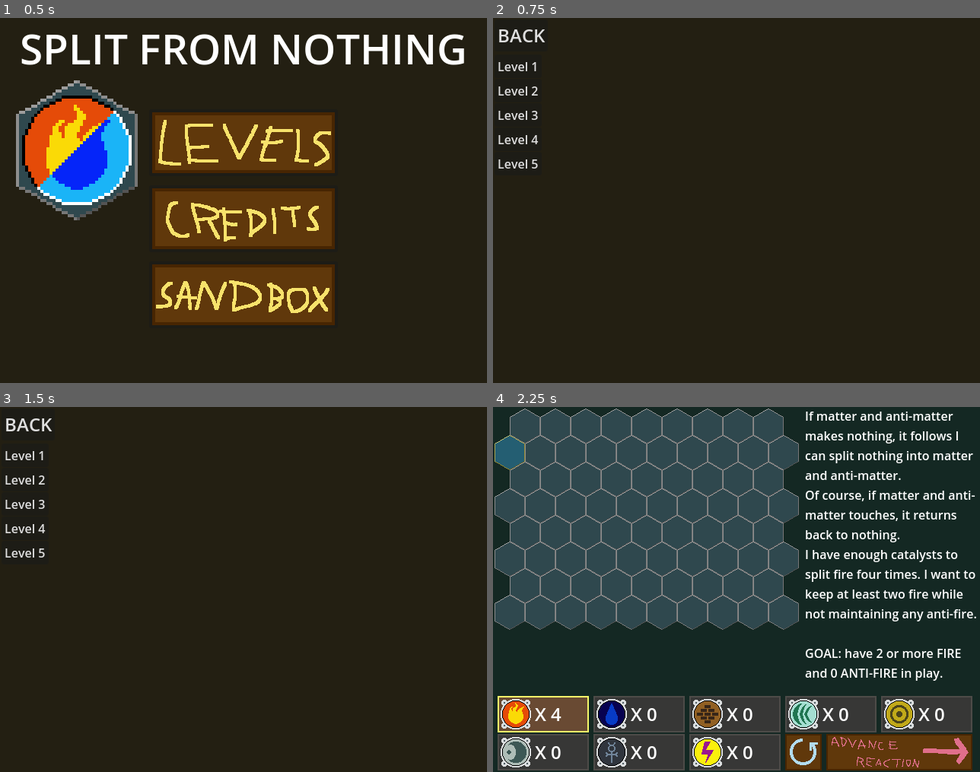
Above: before the commit, frames 1-4 (two rows, left to right).
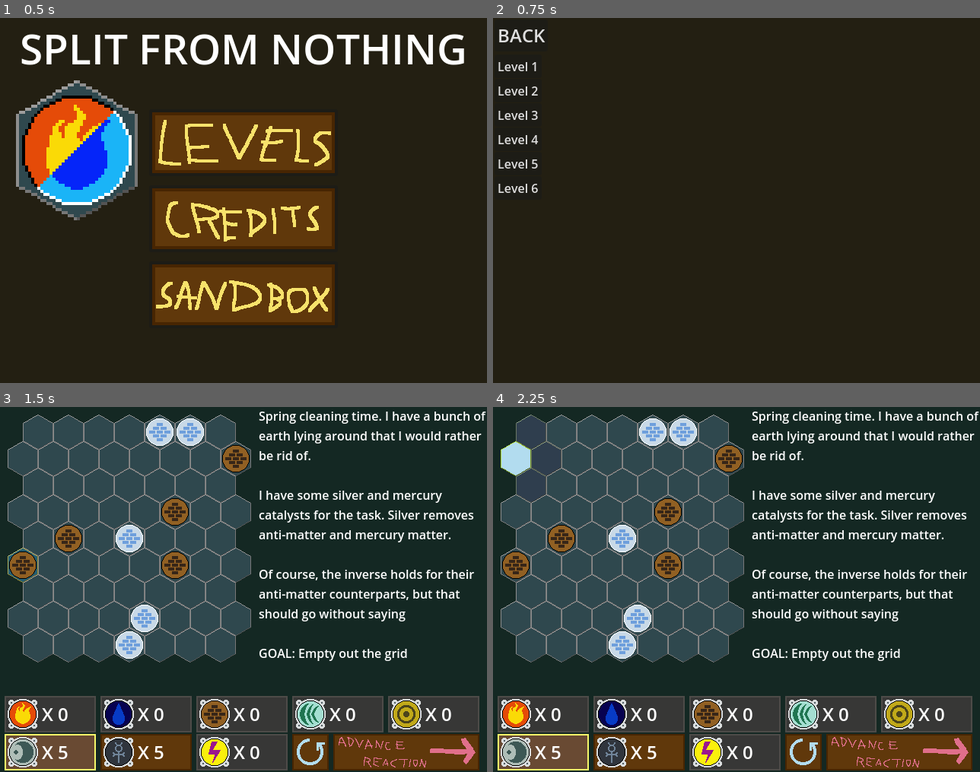
Above: after the commit, the same moments.

Repository: Invenblocker/split-from-nothing
Game: Godot game, scene res://main_menu.tscn
Same seed, same stepped clock (60 frames per second), same inputs: the game is played once before the commit and once after it.
Inputs (mouse positions are in pixels of both pictures, inside the frame that each line leads up to):
- Up to frame 1 (0.5 s): no input
- Up to frame 2 (0.75 s): click (736, 142) at 0.5 s
- Up to frame 3 (1.5 s): click (24, 578) at 1.25 s, where only the run after the commit has a clickable "Level 6"
- Up to frame 4 (2.25 s): click (517, 454) at 2 s, where only the run before the commit has a clickable "Level 1"

Frame 1 is identical in both runs. In frame 2, less than 0.1% of the frame differs, in the area x 1-10%, y 45-48%; in frame 3, 53%, in the area x 0-100%, y 1-100%; in frame 4, 30%.

Commit message:
Added a clickable button to return to level select

Diff:
--- a/Levels/level_1.gd
+++ b/Levels/level_1.gd
@@ -1,4 +1,6 @@
 extends Node2D
+
+signal level_finished
 
 func _ready() -> void:
 	%LevelScene.save_starting_state.emit()
@@ -24,6 +26,7 @@
 	if (fire_count >= 2) and (anti_fire_count <= 0):
 		%ObjectiveLabel.visible = false
 		%CompleteLabel.visible = true
+		level_finished.emit()
 
 func _physics_process(delta: float) -> void:
 	if Input.is_action_just_pressed("ui_cancel"):
--- a/Levels/level_1.tscn
+++ b/Levels/level_1.tscn
@@ -77,6 +77,6 @@
 one_shot = true
 autostart = true
 
-[connection signal="load_starting_state" from="LevelScene" to="LevelScene" method="_on_load_starting_state"]
+[connection signal="level_finished" from="." to="LevelScene" method="level_end"]
 [connection signal="post_step" from="LevelScene" to="." method="_on_level_scene_post_step"]
 [connection signal="timeout" from="Timer" to="." method="_on_timer_timeout"]
--- a/Levels/level_2.gd
+++ b/Levels/level_2.gd
@@ -1,4 +1,6 @@
 extends Node2D
+
+signal level_finished
 
 func _ready() -> void:
 	var tiles = %LevelScene.get_tile_map()
@@ -23,6 +25,7 @@
 	if water_count <= 0:
 		%ObjectiveLabel.visible = false
 		%CompleteLabel.visible = true
+		level_finished.emit()
 
 func _physics_process(delta: float) -> void:
 	if Input.is_action_just_pressed("ui_cancel"):
--- a/Levels/level_2.tscn
+++ b/Levels/level_2.tscn
@@ -77,5 +77,6 @@
 one_shot = true
 autostart = true
 
+[connection signal="level_finished" from="." to="LevelScene" method="level_end"]
 [connection signal="post_step" from="LevelScene" to="." method="_on_level_scene_post_step"]
 [connection signal="timeout" from="Timer" to="." method="_on_timer_timeout"]
--- a/Levels/level_3.gd
+++ b/Levels/level_3.gd
@@ -1,4 +1,6 @@
 extends Node2D
+
+signal level_finished
 
 func _ready() -> void:
 	var tiles = %LevelScene.get_tile_map()
@@ -20,6 +22,7 @@
 	if water_count >= 10:
 		%ObjectiveLabel.visible = false
 		%CompleteLabel.visible = true
+		level_finished.emit()
 
 func _physics_process(delta: float) -> void:
 	if Input.is_action_just_pressed("ui_cancel"):
--- a/Levels/level_3.tscn
+++ b/Levels/level_3.tscn
@@ -75,5 +75,6 @@
 one_shot = true
 autostart = true
 
+[connection signal="level_finished" from="." to="LevelScene" method="level_end"]
 [connection signal="post_step" from="LevelScene" to="." method="_on_level_scene_post_step"]
 [connection signal="timeout" from="Timer" to="." method="_on_timer_timeout"]
--- a/Levels/level_4.gd
+++ b/Levels/level_4.gd
@@ -1,4 +1,6 @@
 extends Node2D
+
+signal level_finished
 
 func _ready() -> void:
 	var tiles = %LevelScene.get_tile_map()
@@ -25,6 +27,7 @@
 	if anti_fire_count <= 0:
 		%ObjectiveLabel.visible = false
 		%CompleteLabel.visible = true
+		level_finished.emit()
 
 func _physics_process(delta: float) -> void:
 	if Input.is_action_just_pressed("ui_cancel"):
--- a/Levels/level_4.tscn
+++ b/Levels/level_4.tscn
@@ -79,5 +79,6 @@
 one_shot = true
 autostart = true
 
+[connection signal="level_finished" from="." to="LevelScene" method="level_end"]
 [connection signal="post_step" from="LevelScene" to="." method="_on_level_scene_post_step"]
 [connection signal="timeout" from="Timer" to="." method="_on_timer_timeout"]
--- a/Levels/level_5.gd
+++ b/Levels/level_5.gd
@@ -1,4 +1,6 @@
 extends Node2D
+
+signal level_finished
 
 func _ready() -> void:
 	var tiles = %LevelScene.get_tile_map()
@@ -45,6 +47,7 @@
 	if (air_count >= 5) and (anti_air_count <= 0):
 		%ObjectiveLabel.visible = false
 		%CompleteLabel.visible = true
+		level_finished.emit()
 
 func _physics_process(delta: float) -> void:
 	if Input.is_action_just_pressed("ui_cancel"):
--- a/Levels/level_5.tscn
+++ b/Levels/level_5.tscn
@@ -70,5 +70,6 @@
 one_shot = true
 autostart = true
 
+[connection signal="level_finished" from="." to="LevelScene" method="level_end"]
 [connection signal="post_step" from="LevelScene" to="." method="_on_level_scene_post_step"]
 [connection signal="timeout" from="Timer" to="." method="_on_timer_timeout"]
--- a/Levels/level_6.gd
+++ b/Levels/level_6.gd
@@ -1,25 +1,35 @@
 extends Node2D
+
+signal level_finished
 
 func _ready() -> void:
 	var tiles = %LevelScene.get_tile_map()
+	%LevelScene.add_element(7, 1, HexTile.elements.EARTH, false)
+	%LevelScene.add_element(0, 5, HexTile.elements.EARTH, false)
+	%LevelScene.add_element(5, 3, HexTile.elements.EARTH, false)
+	%LevelScene.add_element(5, 5, HexTile.elements.EARTH, false)
+	%LevelScene.add_element(1, 4, HexTile.elements.EARTH, false)
+	%LevelScene.add_element(4, 7, HexTile.elements.EARTH, true)
+	%LevelScene.add_element(3, 8, HexTile.elements.EARTH, true)
+	%LevelScene.add_element(5, 0, HexTile.elements.EARTH, true)
+	%LevelScene.add_element(3, 4, HexTile.elements.EARTH, true)
+	%LevelScene.add_element(4, 0, HexTile.elements.EARTH, true)
 	%LevelScene.save_starting_state.emit()
 
 func _on_level_scene_post_step() -> void:
-	var air_count:int = 0
-	var anti_air_count:int = 0
+	var all_tiles_empty = true
 	var tiles = %LevelScene.get_tile_map()
 	for row in tiles:
 		for tile in row:
 			if tile != null:
-				if (tile.element == HexTile.elements.AIR):
-					if tile.antimatter:
-						anti_air_count += 1
-					else:
-						air_count += 1
+				if (tile.element != HexTile.elements.VOID):
+					all_tiles_empty = false
+					break
 
-	if (air_count >= 5) and (anti_air_count <= 0):
+	if all_tiles_empty:
 		%ObjectiveLabel.visible = false
 		%CompleteLabel.visible = true
+		level_finished.emit()
 
 func _physics_process(delta: float) -> void:
 	if Input.is_action_just_pressed("ui_cancel"):
--- a/Levels/level_6.tscn
+++ b/Levels/level_6.tscn
@@ -16,10 +16,10 @@
 1: 0,
 2: 0,
 3: 0,
-4: 2,
+4: 0,
 5: 0,
-6: 0,
-7: 0,
+6: 5,
+7: 5,
 8: 0
 })
 
@@ -40,7 +40,9 @@
 
 Of course, the inverse holds for their
 anti-matter counterparts, but that
-should go without saying"
+should go without saying
+
+GOAL: Empty out the grid"
 metadata/_edit_use_anchors_ = true
 
 [node name="CompleteLabel" type="Label" parent="CanvasLayer"]
@@ -49,10 +51,12 @@
 offset_left = 340.0
 offset_right = 640.0
 offset_bottom = 380.0
-text = "The Anti-air has been dissipated.
-Lightning is volatile if not sustained
-by air, but it is highly useful for
-matters such as this."
+text = "There we go, a pristine workplace if I
+have ever seen one.
+
+The perfect blank canvas for further
+experimentation."
 metadata/_edit_use_anchors_ = true
 
+[connection signal="level_finished" from="." to="LevelScene" method="level_end"]
 [connection signal="post_step" from="LevelScene" to="." method="_on_level_scene_post_step"]
--- /dev/null
+++ b/back_to_levels.gd
@@ -0,0 +1,7 @@
+extends Area2D
+
+
+
+func _on_input_event(viewport: Node, event: InputEvent, shape_idx: int) -> void:
+	if event is InputEventMouseButton and event.button_index == MOUSE_BUTTON_LEFT and event.is_pressed():
+		get_tree().change_scene_to_file("res://level_select.tscn")
--- /dev/null
+++ b/back_to_levels.tscn
@@ -0,0 +1,20 @@
+[gd_scene load_steps=4 format=3 uid="uid://npbk2iiiy47i"]
+
+[ext_resource type="Texture2D" uid="uid://bqguettd4bu4c" path="res://Graphics/BackToLevels.png" id="1_auuki"]
+[ext_resource type="Script" uid="uid://bwruq5uetsmud" path="res://back_to_levels.gd" id="1_qtgj0"]
+
+[sub_resource type="RectangleShape2D" id="RectangleShape2D_qtgj0"]
+size = Vector2(246, 48)
+
+[node name="BackToLevels" type="Area2D"]
+script = ExtResource("1_qtgj0")
+
+[node name="BackToLevels" type="Sprite2D" parent="."]
+position = Vector2(123, 24)
+texture = ExtResource("1_auuki")
+
+[node name="CollisionShape2D" type="CollisionShape2D" parent="."]
+position = Vector2(123, 24)
+shape = SubResource("RectangleShape2D_qtgj0")
+
+[connection signal="input_event" from="." to="." method="_on_input_event"]
--- a/hex_tile.gd
+++ b/hex_tile.gd
@@ -193,7 +193,7 @@
 		if (earth_neighbors >= 3) and (anti_earth_neighbors == 0):
 			next_element = elements.EARTH
 			next_antimatter = false
-		elif (anti_earth_neighbors >= 2) and (earth_neighbors == 0):
+		elif (anti_earth_neighbors >= 3) and (earth_neighbors == 0):
 			next_element = elements.EARTH
 			next_antimatter = true
 		elif (air_neighbors >= 1) and (anti_air_neighbors == 0):
--- a/level_scene.gd
+++ b/level_scene.gd
@@ -54,7 +54,7 @@
 		cycle_element(-1)
 	if Input.is_action_just_pressed("CycleRight"):
 		cycle_element(1)
-	if Input.is_action_just_pressed("Restart") and starting_state_saved:
+	if Input.is_action_just_pressed("Restart") and starting_state_saved and !%TileMap.level_finished:
 		load_starting_state.emit()
 
 func cycle_element(dir:int):
@@ -130,3 +130,9 @@
 		%TileMap.selected_tile.antimatter = antimatter
 		%TileMap.selected_tile.selected = false
 		%TileMap.selected_tile = null
+
+func level_end() -> void:
+	%RestartButton.visible = false
+	%AdvanceButton.visible = false
+	%BackToLevels.visible = true
+	%TileMap.level_finished = true
--- a/level_scene.tscn
+++ b/level_scene.tscn
@@ -1,10 +1,11 @@
-[gd_scene load_steps=6 format=3 uid="uid://c5sa6rmj53x7v"]
+[gd_scene load_steps=7 format=3 uid="uid://c5sa6rmj53x7v"]
 
 [ext_resource type="Script" uid="uid://bfkynicxjtwep" path="res://level_scene.gd" id="1_3mivm"]
 [ext_resource type="Script" uid="uid://ld7i1l3gxll4" path="res://tile_map.gd" id="1_4quuv"]
 [ext_resource type="PackedScene" uid="uid://rra3347xll4c" path="res://element_button.tscn" id="2_187gu"]
 [ext_resource type="PackedScene" uid="uid://d4asri7m2yq8b" path="res://restart_button.tscn" id="4_lwxgr"]
 [ext_resource type="PackedScene" uid="uid://b6r526dv6l3j2" path="res://advance_button.tscn" id="5_8wodn"]
+[ext_resource type="PackedScene" uid="uid://npbk2iiiy47i" path="res://back_to_levels.tscn" id="6_j2453"]
 
 [node name="LevelScene" type="Node2D"]
 script = ExtResource("1_3mivm")
@@ -68,10 +69,17 @@
 count = 1
 
 [node name="RestartButton" parent="CanvasLayer" instance=ExtResource("4_lwxgr")]
+unique_name_in_owner = true
 position = Vector2(384, 430)
 
 [node name="AdvanceButton" parent="CanvasLayer" instance=ExtResource("5_8wodn")]
+unique_name_in_owner = true
 position = Vector2(438, 430)
+
+[node name="BackToLevels" parent="CanvasLayer" instance=ExtResource("6_j2453")]
+unique_name_in_owner = true
+visible = false
+position = Vector2(384, 430)
 
 [connection signal="load_starting_state" from="." to="." method="_on_load_starting_state"]
 [connection signal="save_starting_state" from="." to="." method="_on_save_starting_state"]
--- a/level_select.tscn
+++ b/level_select.tscn
@@ -55,9 +55,17 @@
 offset_bottom = 207.0
 text = "Level 5"
 
+[node name="Level6Button" type="Button" parent="CanvasLayer"]
+offset_left = 2.0
+offset_top = 208.0
+offset_right = 64.0
+offset_bottom = 239.0
+text = "Level 6"
+
 [connection signal="button_down" from="CanvasLayer/BackButton" to="." method="_on_back_button_button_down"]
 [connection signal="button_down" from="CanvasLayer/Level1Button" to="." method="level_button" binds= [1]]
 [connection signal="button_down" from="CanvasLayer/Level2Button" to="." method="level_button" binds= [2]]
 [connection signal="button_down" from="CanvasLayer/Level3Button" to="." method="level_button" binds= [3]]
 [connection signal="button_down" from="CanvasLayer/Level4Button" to="." method="level_button" binds= [4]]
 [connection signal="button_down" from="CanvasLayer/Level5Button" to="." method="level_button" binds= [5]]
+[connection signal="button_down" from="CanvasLayer/Level6Button" to="." method="level_button" binds= [6]]
--- a/project.godot
+++ b/project.godot
@@ -11,7 +11,7 @@
 [application]
 
 config/name="Split From Nothing"
-config/version="0.1.2"
+config/version="0.1.3"
 run/main_scene="uid://dfme587sh0xpl"
 config/features=PackedStringArray("4.5", "GL Compatibility")
 config/icon="uid://dl7i47nxi5r"
--- a/tile_map.gd
+++ b/tile_map.gd
@@ -23,6 +23,8 @@
 var tile_map
 var selected_tile: HexTile
 var selected_element:HexTile.elements = HexTile.elements.VOID
+
+var level_finished = false
 
 func _ready() -> void:
 	var parent = get_parent()
@@ -100,6 +102,9 @@
 		step()
 
 func step() -> void:
+	if level_finished:
+		return
+
 	if selected_tile != null:
 		selected_tile.selected = false
 		selected_tile = null
Binary file added: Graphics/BackToLevels.png
Not shown, added: Graphics/BackToLevels.png.import
Binary file changed: SplitFromNothing/WebBuild/index.icon.png
Not shown, added: back_to_levels.gd.uid
Not shown, added: Graphics/BackToLevels.pyxel
Not shown, changed: SplitFromNothing/WebBuild/Split From Nothing.zip
Not shown, changed: SplitFromNothing/WebBuild/index.pck
Not shown, changed: SplitFromNothing/WindowsBuild/Split From Nothing WinBuild.zip
Not shown, changed: SplitFromNothing/WindowsBuild/Split From Nothing.console.exe
Not shown, changed: SplitFromNothing/WindowsBuild/Split From Nothing.exe
Not shown, changed: SplitFromNothing/WindowsBuild/Split From Nothing.pck
